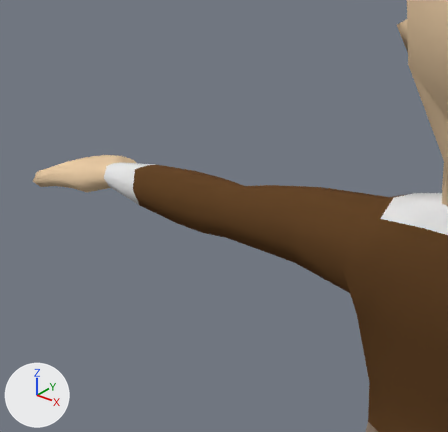
One commit to the Blender file Entities/Player/Parts/PlayerModel/KennifiedPlayerModel.blend: the scene before it, then after it.
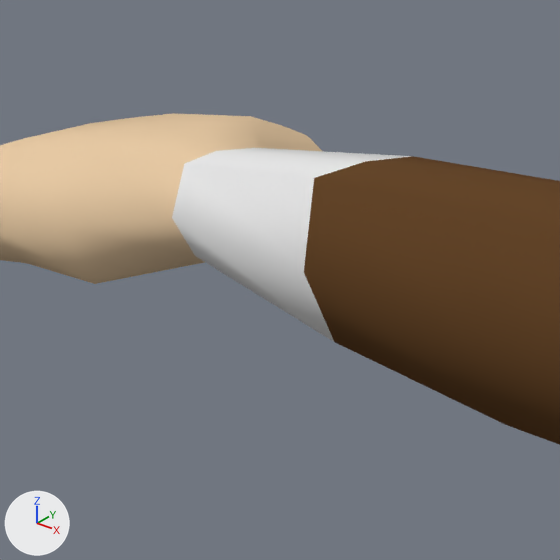
Old and new are each drawn from a 50 mm camera at (0.125, -0.512, 1.231) aimed at (-0.364, 0.099, 0.853) and again close up on the part from 15% to 42% of the width and 30% to 59% of the height. The axes (+X, +Y, +Z) are drawn at lower left. The lights are the same throughout. The first two pictures are the older version.

Names of what the first close-up shows: 'characterLargeFemale'.
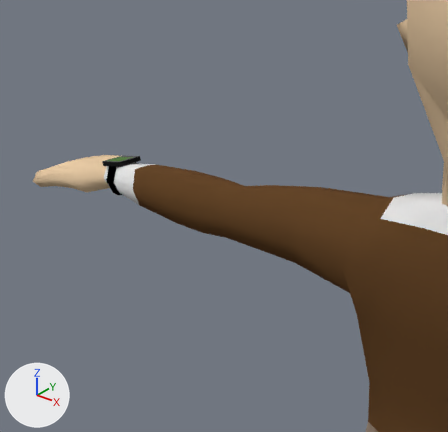
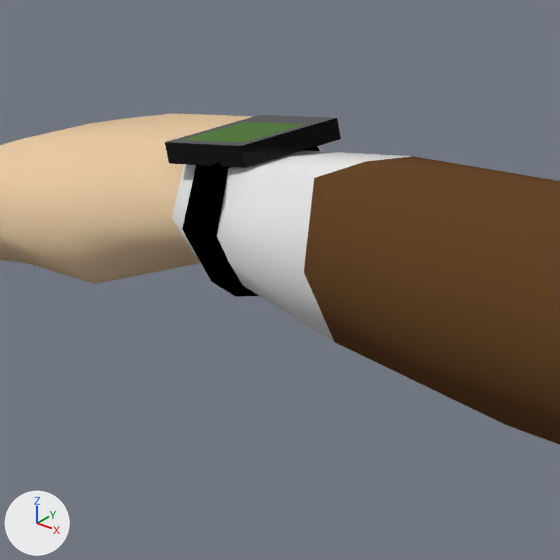
Commit message: Add an actual model for the watch

What changed in the scene script:
```text
Add mat_watchstrap:
    mat_watchstrap = principled_material('WatchStrap')
    mat_watchstrap.base_color = (0.0, 0.0, 0.0)  # black #000000
    mat_watchstrap.roughness = 0.755
    mat_watchstrap.specular_ior_level = 0.0
Add mat_watchscreen:
    mat_watchscreen = principled_material('WatchScreen')
    mat_watchscreen.base_color = (0.015, 0.0341, 0.0)  # dark green #213400
    mat_watchscreen.emission_color = (0.0252, 0.102, 0.0)  # dark green #2c5a00
    mat_watchscreen.emission_strength = 1.0
Add mat_watchmarble:
    mat_watchmarble = principled_material('WatchMarble')
    mat_watchmarble.base_color = (0.0, 0.0, 0.0)  # black #000000
    mat_watchmarble.metallic = 0.284
    mat_watchmarble.roughness = 0.0872
    mat_watchmarble.specular_ior_level = 0.234
Add me_characterlargefemale_001:
    me_characterlargefemale_001.from_pydata([(-0.0066, 0.0219, -0.0188), (-0.012, -0.0242, 0.0005), (-0.0144, 0.0001, 0.0187), (-0.0108, 0.025, -0.0028), (-0.0078, -0.0193, -0.016), (-0.0067, 0.0051, -0.0234), (-0.0146, -0.0153, 0.0188), (-0.0133, 0.0161, 0.0154), (-0.02, 0.0222, -0.0183), (-0.0251, -0.0215, -0.0008), (-0.0275, 0.0015, 0.0158), (-0.0239, 0.0253, -0.0038), (-0.0211, -0.0167, -0.0156), (-0.0203, 0.0063, -0.0224), (-0.0276, -0.0127, 0.0157), (-0.0263, 0.0168, 0.0126)], [], [(2, 7, 15, 10), (0, 5, 13, 8), (7, 3, 11, 15), (1, 6, 14, 9), (4, 1, 9, 12), (3, 0, 8, 11), (5, 4, 12, 13), (6, 2, 10, 14)])
    me_characterlargefemale_001.polygons.foreach_set('use_smooth', [True] * 8)
    me_characterlargefemale_001.materials.append(mat_watchstrap)  # black #000000
Add me_cube_004:
    me_cube_004.from_pydata([(-0.0182, -0.0176, -0.0084), (-0.0182, -0.0176, -0.0021), (-0.0182, 0.0176, -0.0084), (-0.0182, 0.0176, -0.0021), (0.0182, -0.0176, -0.0084), (0.0182, -0.0176, -0.0021), (0.0182, 0.0176, -0.0084), (0.0182, 0.0176, -0.0021), (-0.0145, -0.014, -0.0021), (-0.0145, 0.0087, -0.0021), (0.0145, 0.0087, -0.0021), (0.0145, -0.014, -0.0021)], [], [(0, 1, 3, 2), (2, 3, 7, 6), (6, 7, 5, 4), (4, 5, 1, 0), (2, 6, 4, 0), (7, 3, 9, 10), (10, 9, 8, 11), (5, 7, 10, 11), (3, 1, 8, 9), (1, 5, 11, 8)])
    for i in [6]: me_cube_004.polygons[i].material_index = 1
    me_cube_004.materials.append(mat_watchmarble)  # black #000000
    me_cube_004.materials.append(mat_watchscreen)  # dark green #213400
Add ob_watchstrap:
    ob_watchstrap = bpy.data.objects.new('WatchStrap', me_characterlargefemale_001)
    ob_watchstrap.location = (-0.4692, 0.0295, 0.9036)
    _m = ob_watchstrap.modifiers.new('Solidify', 'SOLIDIFY')
    _m.thickness = -0.004
Add ob_watchface:
    ob_watchface = bpy.data.objects.new('WatchFace', me_cube_004)
    ob_watchface.location = (-0.4918, 0.0309, 0.9302)
    ob_watchface.rotation_euler = (-0.0345, -0.22, -0.0606)  # degrees (-2, -13, -3.5)
    ob_watchface.scale = (1.05, 1.05, 1.05)
```

Pixel boxes [x1, y1, x2, y2] of what changed, in the close-ups (560 x 560 px):
'WatchFace', added
    after: [165, 115, 341, 168]
    faces in mat_watchmarble (black #000000): [165, 115, 341, 168]
    faces in mat_watchscreen (dark green #213400): [183, 122, 305, 143]
'WatchStrap', added (black)
    after: [182, 146, 320, 297]
